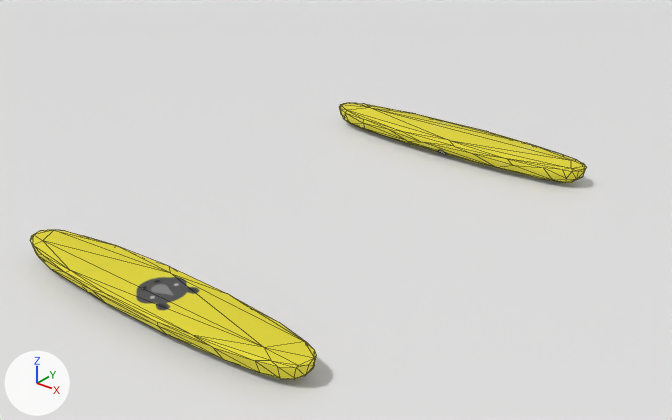
A saved change to the Blender file blender-projects/yut-physics.blend.
Before and after are seen from a 50 mm camera at (20.1, -29.2, 15.4) aimed at (-0.3, -3.7, -0.4). The lights are fixed; the arrows at lower left show +X, +Y and +Z. Mesh edges are drawn as thin lines.

The scene before the commit, as lines of its bpy script (objects in view):
```python
me_cube_001 = bpy.data.meshes.new('Cube.001')
me_cube_001.from_pydata(...)  # 110 vertices, 166 faces; spans x -6.27..6.28, y -1.22..1.22, z -0.41..0.49
me_cube_001.materials.append(mat_material_003)  # picture img_dots_rhino
me_cube_003 = bpy.data.meshes.new('Cube.003')
me_cube_003.from_pydata(...)  # 85 vertices, 166 faces; spans x -6.27..6.28, y -1.22..1.22, z -0.41..0.49
me_cube_003.polygons.foreach_set('use_smooth', [True] * 166)
me_cube_003.materials.append(mat_material_002)  # picture img_dots2_png
me_plane = bpy.data.meshes.new('Plane')
me_plane.from_pydata([(-1.0, -1.0, 0.0), (1.0, -1.0, 0.0), (-1.0, 1.0, 0.0), (1.0, 1.0, 0.0)], [], [(0, 1, 3, 2)])
ob_cube_003 = bpy.data.objects.new('Cube.003', me_cube_003)
ob_cube_003.location = (0.0, 4.19, 0.0)
_m = ob_cube_003.modifiers.new('Decimate', 'DECIMATE')
ob_cube_004 = bpy.data.objects.new('Cube.004', me_cube_001)
ob_cube_004.location = (0.0, -12.99, 0.0)
ob_cube_004.rotation_euler = (0.0, 0.0, 3.142)  # degrees (0, 0, 180)
ob_plane = bpy.data.objects.new('Plane', me_plane)
ob_plane.location = (0.0, 0.0, -0.41)
ob_plane.scale = (48.9, 48.9, 48.9)
```
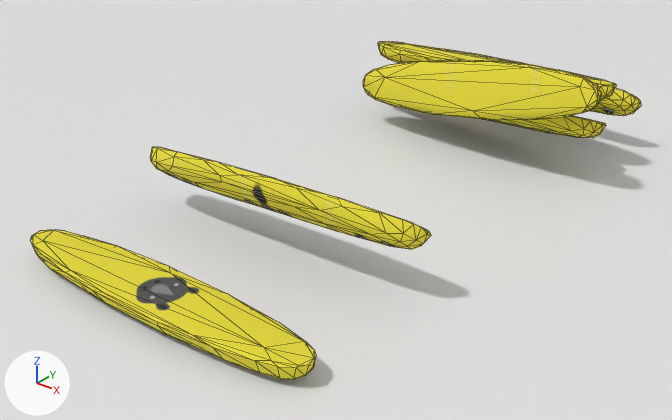
Edits to the bpy script that builds the scene:
```text
Add img_dots2_png_005:
    img_dots2_png_005 = load_image('dots2.png.005', '_unpacked/dots2.png', 1024, 1024, 'sRGB')
Add img_dots2_png_004:
    img_dots2_png_004 = load_image('dots2.png.004', '_unpacked/dots2.png', 1024, 1024, 'sRGB')
Add img_dots2_png_002:
    img_dots2_png_002 = load_image('dots2.png.002', '_unpacked/dots2.png', 1024, 1024, 'sRGB')
Add mat_material_008:
    mat_material_008 = principled_material('Material.008')
    mat_material_008.texture = img_dots2_png_005
    mat_material_008.roughness = 1.0
Add mat_material_007:
    mat_material_007 = principled_material('Material.007')
    mat_material_007.texture = img_dots2_png_004
    mat_material_007.roughness = 1.0
Add mat_material_001:
    mat_material_001 = principled_material('Material.001')
    mat_material_001.texture = img_dots2_png_002
    mat_material_001.roughness = 1.0
Add me_cube_008:
    me_cube_008.from_pydata(...)  # 85 vertices, 166 faces; spans x -6.27..6.28, y -1.22..1.22, z -0.41..0.49
    me_cube_008.polygons.foreach_set('use_smooth', [True] * 166)
    me_cube_008.materials.append(mat_material_008)  # picture img_dots2_png_005
Add me_cube_007:
    me_cube_007.from_pydata(...)  # 85 vertices, 166 faces; spans x -6.27..6.28, y -1.22..1.22, z -0.41..0.49
    me_cube_007.polygons.foreach_set('use_smooth', [True] * 166)
    me_cube_007.materials.append(mat_material_007)  # picture img_dots2_png_004
Add me_cube_004:
    me_cube_004.from_pydata(...)  # 85 vertices, 166 faces; spans x -6.27..6.28, y -1.22..1.22, z -0.41..0.49
    me_cube_004.polygons.foreach_set('use_smooth', [True] * 166)
    me_cube_004.materials.append(mat_material_001)  # picture img_dots2_png_002
Change ob_cube_003:
    ob_cube_003.location: (0.0, 4.19, 0.0) -> (0.0, -7.6, 1.62)
    ob_cube_003.rotation_euler: (0.0, 0.0, 0.0) -> (-0.721, -0.0343, 0.00903)  # degrees (0, 0, 0) -> degrees (-41, -2, 0.5)
Add ob_yut4:
    ob_yut4 = bpy.data.objects.new('yut4', me_cube_008)
    ob_yut4.location = (0.06, 6.38, 0.99)
    ob_yut4.rotation_euler = (-0.396, -0.0868, -0.143)  # degrees (-23, -5, -8.2)
    _m = ob_yut4.modifiers.new('Decimate', 'DECIMATE')
Add ob_yut3:
    ob_yut3 = bpy.data.objects.new('yut3', me_cube_007)
    ob_yut3.location = (0.77, 4.41, 2.61)
    ob_yut3.rotation_euler = (1.378, -0.189, -0.121)  # degrees (79, -11, -6.9)
    _m = ob_yut3.modifiers.new('Decimate', 'DECIMATE')
Add ob_yut2:
    ob_yut2 = bpy.data.objects.new('yut2', me_cube_003)
    ob_yut2.location = (0.0, 6.71, 2.68)
    ob_yut2.rotation_euler = (-0.113, -0.0464, -0.0809)  # degrees (-6.5, -2.7, -4.6)
    _m = ob_yut2.modifiers.new('Decimate', 'DECIMATE')
Add ob_yut1:
    ob_yut1 = bpy.data.objects.new('yut1', me_cube_004)
    ob_yut1.location = (0.0, 9.66, 1.4)
    ob_yut1.rotation_euler = (-0.837, -0.025, -0.0873)  # degrees (-48, -1.4, -5)
    _m = ob_yut1.modifiers.new('Decimate', 'DECIMATE')
```

Pixel boxes (x1, y1, x2, y2) of what changed, in the pictures (672 x 420 px):
'Cube.003', moved, turned: before (339, 103, 587, 183); after (150, 147, 431, 249)
'yut3', added (yellow): after (363, 60, 602, 120)
'yut2', added (yellow): after (378, 41, 617, 100)
'yut4', added (yellow): after (486, 116, 606, 138)
'yut1', added (yellow): after (459, 51, 641, 116)
